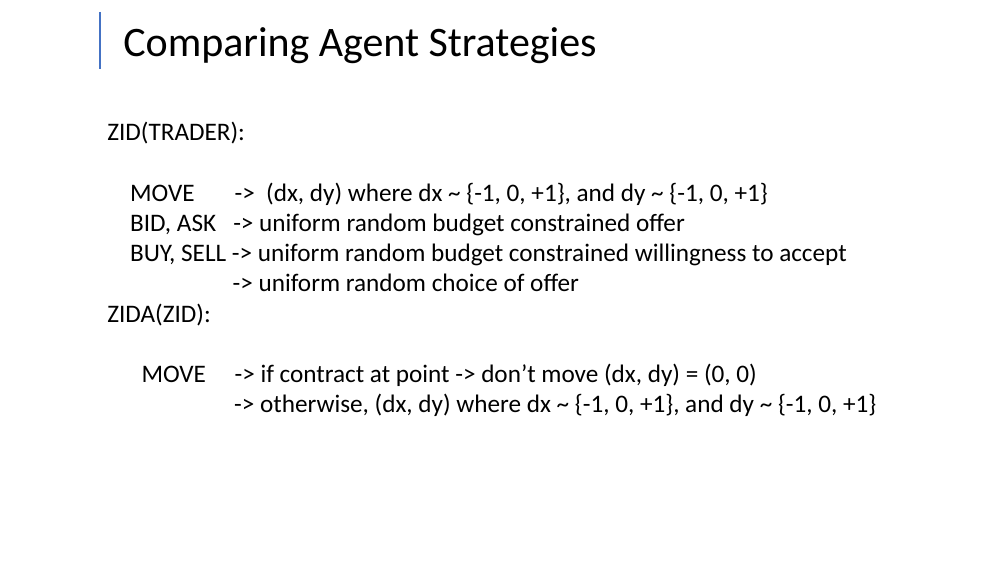
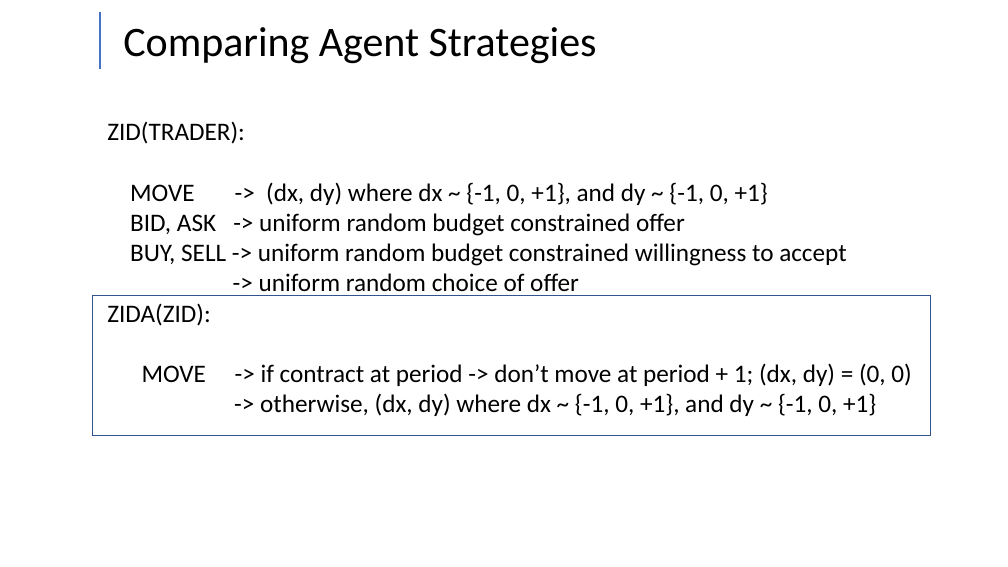
Before and after one commit to Kmccabe/dm_markets, a slide deck: slide 19 of talks/ZI Conference Talk V2.pptx (slide 18 before the commit). Drawn at 1008x567 pixels with LibreOffice and Linux fonts; fonts in the diff are those of the drawing. Boxes give left, top, right and bottom in pixels: in the first picture for what was removed or moved away, otherwise in the second. Text is boxed around its words. In the diff, an @@ line names an element or a change of style, - is before the commit and + after.

Commit message:
updated talk

```diff
--- a/talks/ZI Conference Talk V2.pptx
+++ b/talks/ZI Conference Talk V2.pptx
@@ rectangle added at (93,296,931,436), outline #325491 1 pt @@
@@ text at (142,363,911,386): text changed @@
-MOVE -> if contract at point -> don’t move (dx, dy) = (0, 0)
+MOVE -> if contract at period -> don’t move at period + 1; (dx, dy) = (0, 0)
```
Also in this commit, not shown: 5 other slides changed, 1 slide added.
